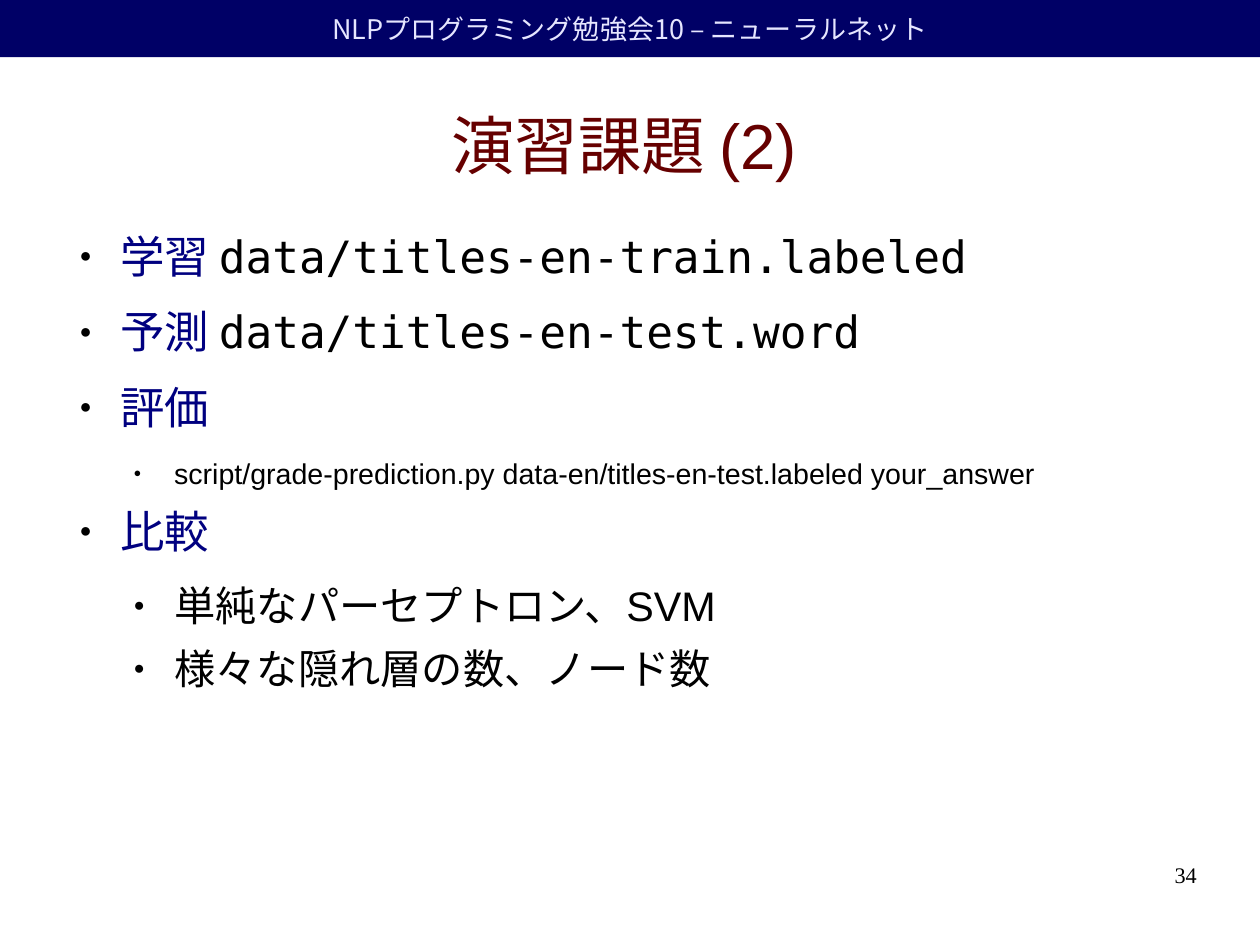
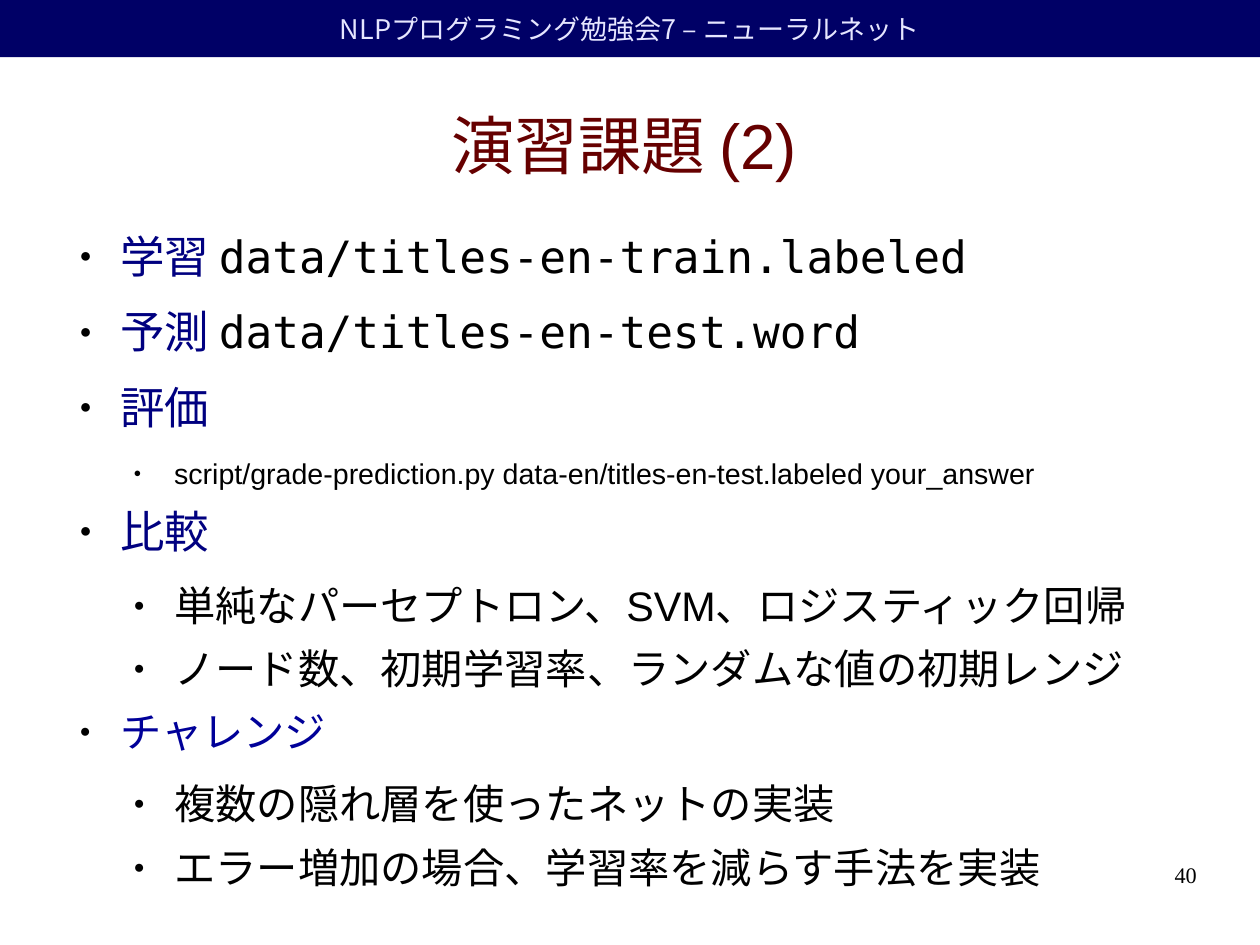
Before and after one commit to duffrind/nlppractice, a slide deck: slide 40 of download/07-nn/nlp-programming-ja-07-nn.odp (slide 34 before the commit). Drawn at 1260x945 pixels with LibreOffice and Linux fonts; fonts in the diff are those of the drawing; background and template pictures are left out. Boxes give left, top, right and bottom in pixels: in the first picture for what was removed or moved away, otherwise in the second. Text is boxed around its words. In the diff, an @@ line names an element or a change of style, - is before the commit and + after.

```diff
--- a/download/07-nn/nlp-programming-ja-07-nn.odp
+++ b/download/07-nn/nlp-programming-ja-07-nn.odp
@@ text in rectangle at box(340, 16, 919, 41): text changed @@
-NLPプログラミング勉強会10 – ニューラルネット
+NLPプログラミング勉強会7 – ニューラルネット
@@ text at box(120, 586, 1126, 887): text changed @@
-  ● 単純なパーセプトロン、SVM
-  ● 様々な隠れ層の数、ノード数
+  ● 単純なパーセプトロン、SVM、ロジスティック回帰
+  ● ノード数、初期学習率、ランダムな値の初期レンジ
+● チャレンジ
+  ● 複数の隠れ層を使ったネットの実装
+  ● エラー増加の場合、学習率を減らす手法を実装
@@ page number at box(1175, 868, 1197, 884): text changed @@
-34
+40
```
Also in this commit, not shown: 33 other slides changed, 7 slides added, 1 slide removed, 3 other files.
